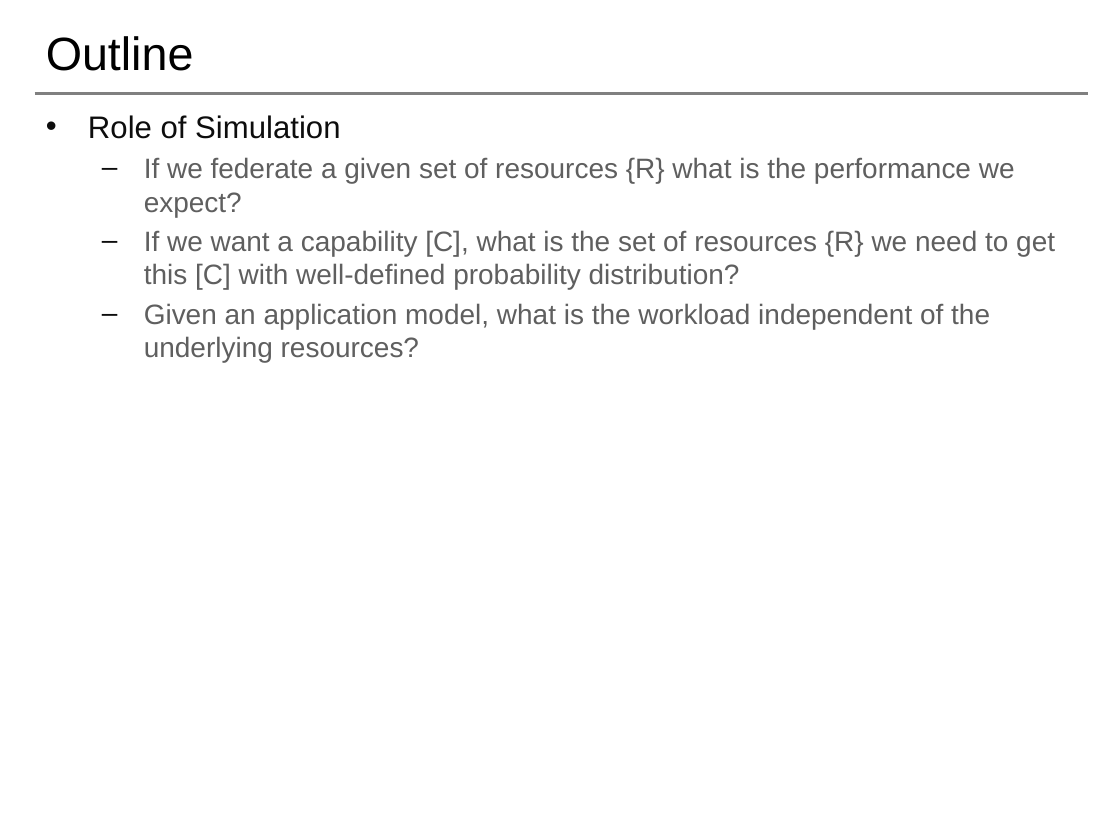
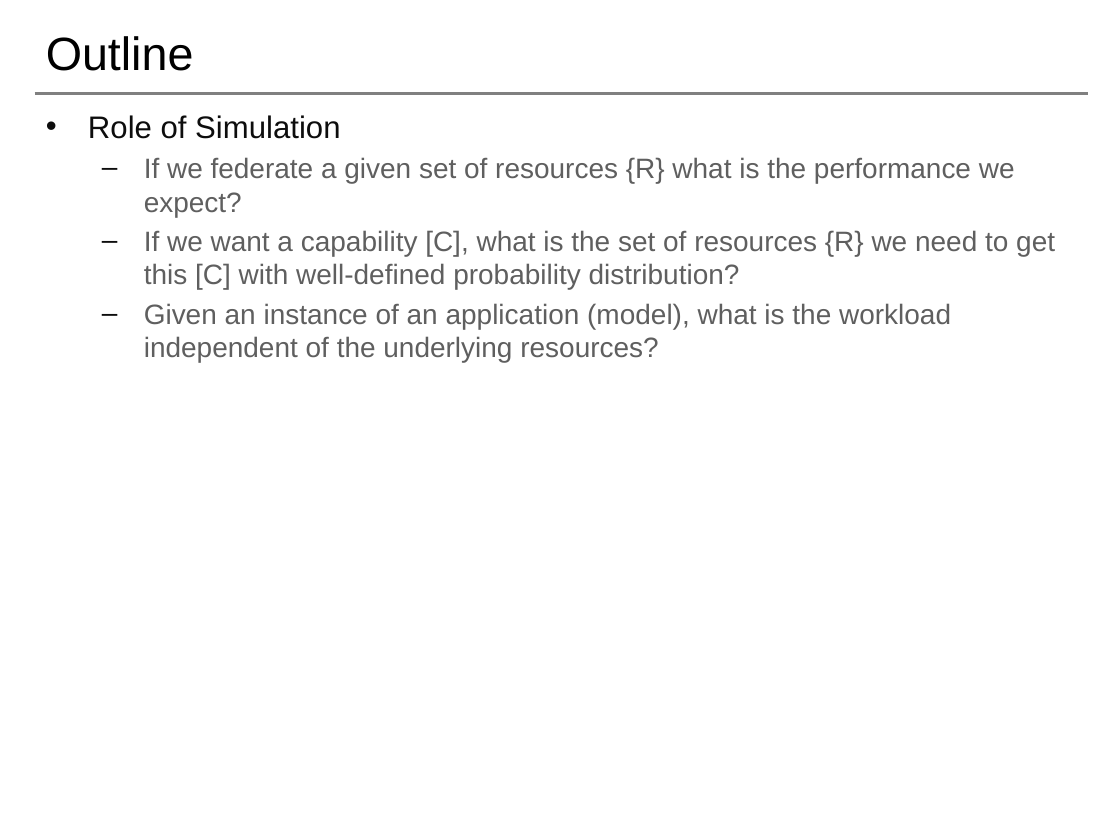
Before and after one commit to saga-project/NGMW, a slide deck: slide 7 of presentations/radical-modsim.pptx (slide 4 before the commit). Drawn at 1120x840 pixels with LibreOffice and Linux fonts; fonts in the diff are those of the drawing; background and template pictures are left out. Boxes give left, top, right and bottom in pixels: in the first picture for what was removed or moved away, otherwise in the second. Text is boxed around its words. In the diff, an @@ line names an element or a change of style, - is before the commit and + after.

```diff
--- a/presentations/radical-modsim.pptx
+++ b/presentations/radical-modsim.pptx
@@ text at (144, 303, 951, 362): text changed @@
-  – Given an application model, what is the workload independent of the underlying resources?
+  – Given an instance of an application (model), what is the workload independent of the underlying resources?
```
Also in this commit, not shown: 4 other slides changed, 1 slide added.
